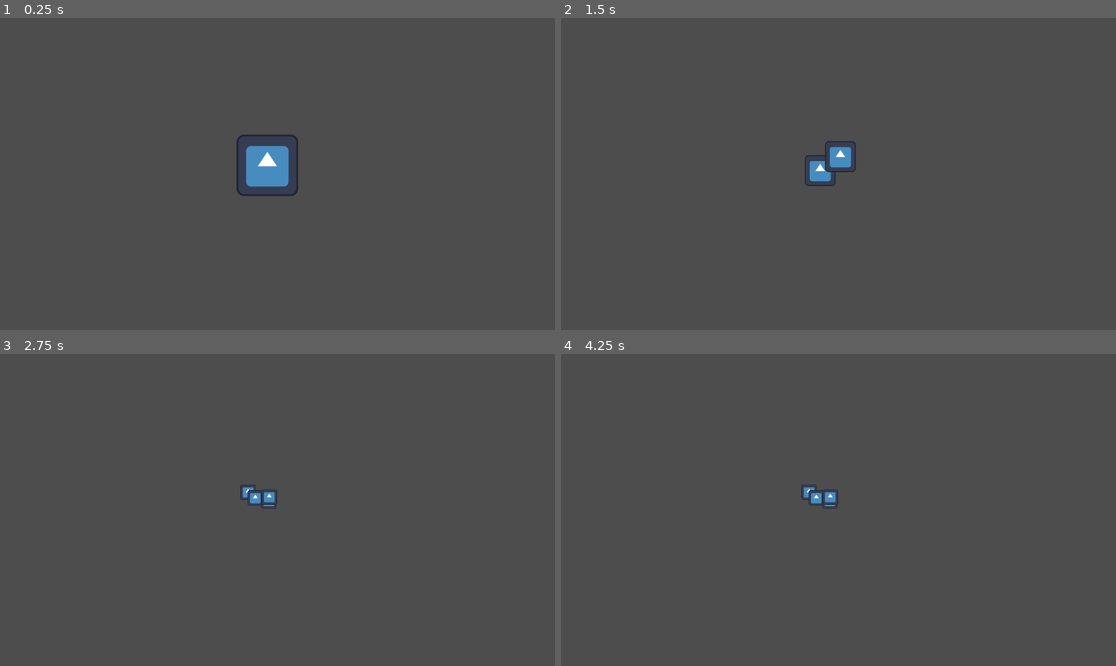
Above: before the commit, frames 1-4 (two rows, left to right).
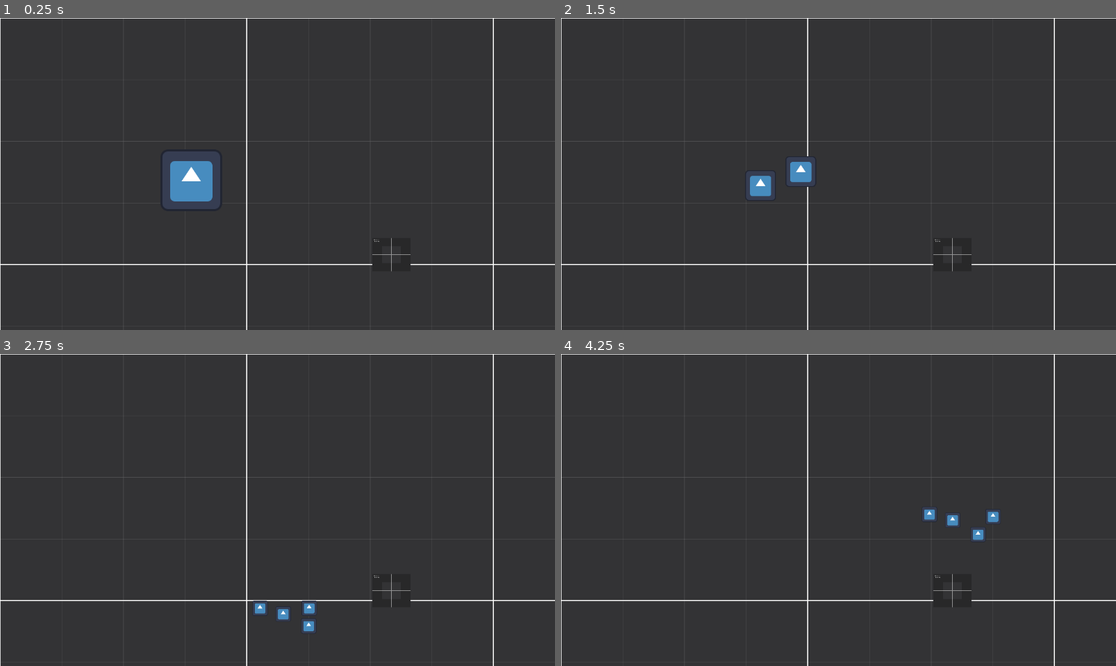
Above: after the commit, the same moments.

Repository: mEthan-e/BrainlessGameJam
Game: Godot game, scene res://Scenes/main.tscn
Two runs of this game, one before a commit and one after it. Both use one fixed random seed, a clock stepped at 60 frames per second and the inputs below. The engine's default icon, where the game draws it, is replaced by a stand-in: a white triangle on a blue panel in a dark square.
Inputs (mouse positions are in pixels of both pictures, inside the frame that each line leads up to; where the layout moved, square brackets give the same spot in the first picture):
- Up to frame 1 (0.25 s): no input
- Up to frame 2 (1.5 s): click (749, 180) [827, 164] at 0.5 s; tap Enter at 1.25 s; hold D (right) from 1.28 s (still down); tap E (split) at 1.35 s
- Up to frame 3 (2.75 s): release D (right) at 2.03 s; hold S (down) from 2.03 s (still down); tap E (split) at 2.1 s
- Up to frame 4 (4.25 s): release S (down) at 2.78 s; hold D (right) 2.78-3.53 s; tap E (split) at 2.85, 3.6 s; hold W (up) from 3.53 s (still down)

The runs differ from the first frame. In frame 1, 97% of the frame differs, in the area x 0-100%, y 0-100%; in frame 2, 97%; in frame 3, 98%; in frame 4, 98%.

Commit message:
added test textures, button, and tried to do regroup
the regroup function doesnt work, tried using arrays as i feel like that could also help with the selecting which little guy to control part, idk what to do tho

Diff:
--- /dev/null
+++ b/brainless-game-jam-game/Scenes/button.tscn
@@ -0,0 +1,23 @@
+[gd_scene format=3 uid="uid://chcs4eibohqhi"]
+
+[ext_resource type="Script" uid="uid://cv4wq375vns4e" path="res://pressbutton.gd" id="1_4xj2j"]
+[ext_resource type="Texture2D" uid="uid://dcxt5dq5hrcm3" path="res://Dark/texture_12.png" id="2_odr81"]
+
+[sub_resource type="RectangleShape2D" id="RectangleShape2D_ht7lc"]
+size = Vector2(78, 68)
+
+[node name="Button" type="Node2D" unique_id=1649036504]
+position = Vector2(477, 240)
+
+[node name="Area2D" type="Area2D" parent="." unique_id=445931652]
+script = ExtResource("1_4xj2j")
+
+[node name="Sprite2D" type="Sprite2D" parent="Area2D" unique_id=1636757587]
+position = Vector2(-0.5, 0.5)
+scale = Vector2(0.077148445, 0.06738282)
+texture = ExtResource("2_odr81")
+
+[node name="CollisionShape2D" type="CollisionShape2D" parent="Area2D" unique_id=1212045520]
+shape = SubResource("RectangleShape2D_ht7lc")
+
+[connection signal="body_entered" from="Area2D" to="Area2D" method="_on_body_entered"]
--- a/brainless-game-jam-game/Scenes/main.tscn
+++ b/brainless-game-jam-game/Scenes/main.tscn
@@ -1,8 +1,20 @@
 [gd_scene format=3 uid="uid://dvtwiau6yd6nj"]
 
+[ext_resource type="Texture2D" uid="uid://bl17ur46t82ft" path="res://Dark/texture_01.png" id="1_bo1nx"]
 [ext_resource type="PackedScene" uid="uid://cnivocjgwguo8" path="res://Scenes/playerParts/testPlayer.tscn" id="1_jjgbg"]
+[ext_resource type="PackedScene" uid="uid://chcs4eibohqhi" path="res://Scenes/button.tscn" id="3_8gbba"]
 
 [node name="Main" type="Node2D" unique_id=47202430]
 
+[node name="TextureRect" type="TextureRect" parent="." unique_id=334352541]
+offset_right = 1154.0
+offset_bottom = 1024.0
+mouse_filter = 2
+texture = ExtResource("1_bo1nx")
+stretch_mode = 1
+
+[node name="Button" parent="." unique_id=1649036504 instance=ExtResource("3_8gbba")]
+position = Vector2(813, 491)
+
 [node name="TestPlayer" parent="." unique_id=1252202136 instance=ExtResource("1_jjgbg")]
-position = Vector2(555, 306)
+position = Vector2(397, 337)
--- a/brainless-game-jam-game/Scripts/test_player.gd
+++ b/brainless-game-jam-game/Scripts/test_player.gd
@@ -6,10 +6,28 @@
 var current_split_count
 var is_controlling: bool = true # false unless this is the main player and no other clones are spawned, plesae implement
 
+const SPEED = 300.0
+var direction
+
 func _ready() -> void:
-	pass # Replace with function body.
+	add_to_group("players")
 func _init() -> void:
 	current_split_count = 0
+
+func _physics_process(delta: float) -> void:
+	check_movement(direction)
+
+func check_movement(direction) -> void:
+	direction = Input.get_vector(
+		"left",
+		"right",
+		"up",
+		"down"
+		)
+
+	velocity = direction * SPEED
+
+	move_and_slide()
 
 func _process(delta: float) -> void:
 	if(Input.is_action_just_pressed("split")):
@@ -23,9 +41,42 @@
 			new_player.scale = self.scale / split_count
 			new_player.position = self.position + Vector2(randi_range(-30, 30), randi_range(-30, 30))
 			new_player.current_split_count = current_split_count
-			add_sibling(new_player)
+			get_parent().add_child(new_player)
 			print("new clone!")
 		queue_free()
+
+	if(Input.is_action_just_pressed("Regroup")):
+		if(!is_controlling):
+			return
+
+		var players = []
+
+		for child in get_parent().get_children():
+			if child.is_in_group("players"):
+				players.append(child)
+
+		if(current_split_count <= 0):
+				return
+		current_split_count -= 1
+
+		var center = Vector2.ZERO
+
+		for p in players:
+			center += p.position
+
+
+		center /= self.scale
+
+		for p in players:
+			p.queue_free()
+
+		var merged_player = player.instantiate()
+		merged_player.position = center
+		merged_player.scale = Vector2.ONE
+		merged_player.current_split_count = 0
+
+		get_parent().add_child(merged_player)
+
 
 
 	if (is_controlling):
--- /dev/null
+++ b/brainless-game-jam-game/pressbutton.gd
@@ -0,0 +1,6 @@
+extends Area2D
+
+func _on_body_entered(body: Node2D) -> void:
+
+	if body.name == "TestPlayer" or body.name == "testPlayer":
+		print("Button triggered!")
--- a/brainless-game-jam-game/project.godot
+++ b/brainless-game-jam-game/project.godot
@@ -50,6 +50,11 @@
 "events": [Object(InputEventKey,"resource_local_to_scene":false,"resource_name":"","device":-1,"window_id":0,"alt_press …(192 unchanged characters)…
 ]
 }
+Regroup={
+"deadzone": 0.2,
+"events": [Object(InputEventKey,"resource_local_to_scene":false,"resource_name":"","device":-1,"window_id":0,"alt_pressed":false,"shift_pressed":false,"ctrl_pressed":false,"meta_pressed":false,"pressed":false,"keycode":0,"physical_keycode":81,"key_label":0,"unicode":113,"location":0,"echo":false,"script":null)
+]
+}
 
 [rendering]
 
Binary file added: brainless-game-jam-game/Dark/texture_01.png
Not shown, added: brainless-game-jam-game/Dark/texture_01.png.import
Binary file added: brainless-game-jam-game/Dark/texture_02.png
Not shown, added: brainless-game-jam-game/Dark/texture_02.png.import
Binary file added: brainless-game-jam-game/Dark/texture_03.png
Not shown, added: brainless-game-jam-game/Dark/texture_03.png.import
Binary file added: brainless-game-jam-game/Dark/texture_04.png
Not shown, added: brainless-game-jam-game/Dark/texture_04.png.import
Binary file added: brainless-game-jam-game/Dark/texture_05.png
Not shown, added: brainless-game-jam-game/Dark/texture_05.png.import
Binary file added: brainless-game-jam-game/Dark/texture_06.png
Not shown, added: brainless-game-jam-game/Dark/texture_06.png.import
(and 15 more such lines)
